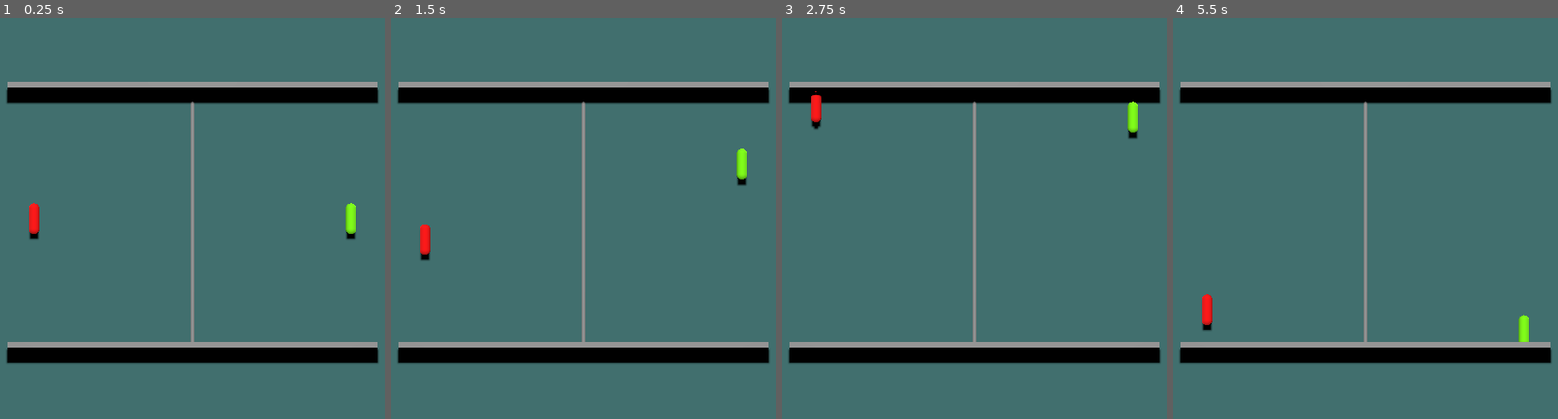
Above: before the commit, frames 1-4 (left to right).
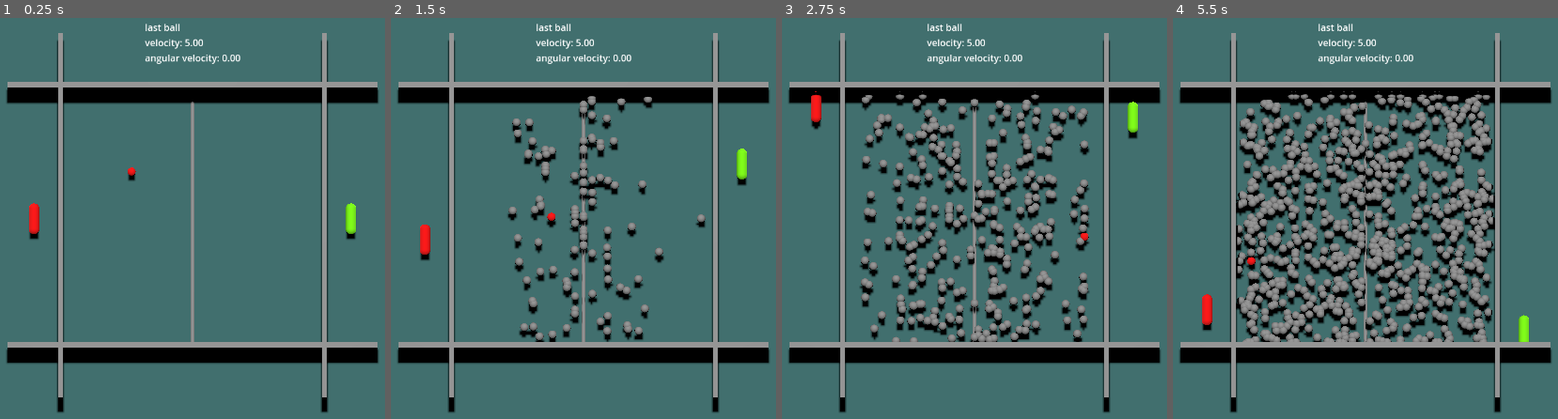
Above: after the commit, the same moments.

Repository: 5tr1k3r/tier_01_pong
Game: Godot game, scene res://main.tscn
The game is run twice, just before and just after one commit, with the same random seed, the same clock (stepped at 60 frames per second) and the same inputs.
Inputs:
- Up to frame 1 (0.25 s): no input
- Up to frame 2 (1.5 s): tap Enter (ui_accept) at 0.5 s; hold Up (p1_move_up) 0.53-1.28 s; hold Enter (ui_accept) 0.53-1.28 s; hold Down (p1_move_down) from 1.28 s (still down); tap S (p2_move_down) at 1.35 s
- Up to frame 3 (2.75 s): tap Enter (ui_accept) at 1.52, 1.55, 1.82, 2.3 s; release Down (p1_move_down) at 2.03 s; hold Up (p1_move_up) from 2.03 s (still down); hold W (p2_move_up) from 2.03 s (still down)
- Up to frame 4 (5.5 s): release W (p2_move_up) at 2.78 s; tap Enter (ui_accept) at 2.85, 3.02, 3.32, 3.77, 3.8, 4.07, 4.52, 4.55, 4.82 s; release Up (p1_move_up) at 3.53 s; hold S (p2_move_down) 3.53-4.28 s; hold Down (p1_move_down) from 3.53 s (still down); tap W (p2_move_up) at 4.35 s; hold Enter (ui_accept) from 5.03 s (still down)

The runs differ from the first frame. In frame 1, 3.6% of the frame differs, in the area x 14-86%, y 1-99%; in frame 2, 8.6%; in frame 3, 18%; in frame 4, 31%.

Commit message:
fix collisions

Diff:
--- a/arena.tscn
+++ b/arena.tscn
@@ -1,10 +1,6 @@
-[gd_scene load_steps=6 format=3 uid="uid://bmu2cagi6ktli"]
+[gd_scene load_steps=5 format=3 uid="uid://bmu2cagi6ktli"]
 
-[sub_resource type="BoxMesh" id="BoxMesh_g21bf"]
-size = Vector3(7, 1.5, 0.1)
-
-[sub_resource type="BoxShape3D" id="BoxShape3D_ubfh8"]
-size = Vector3(7, 1.5, 0.1)
+[ext_resource type="PackedScene" uid="uid://cxgdekfokh31n" path="res://wall.tscn" id="1_ubfh8"]
 
 [sub_resource type="StandardMaterial3D" id="StandardMaterial3D_7dm0k"]
 albedo_color = Color(0.234312, 0.428678, 0.42475, 1)
@@ -20,23 +16,19 @@
 
 [node name="Arena" type="Node3D"]
 
-[node name="TopWall" type="StaticBody3D" parent="."]
+[node name="Walls" type="Node" parent="."]
+
+[node name="TopWall" parent="Walls" instance=ExtResource("1_ubfh8")]
 transform = Transform3D(1, 0, 0, 0, 1, 0, 0, 0, 1, 0, 0, -2.5)
 
-[node name="MeshInstance3D" type="MeshInstance3D" parent="TopWall"]
-mesh = SubResource("BoxMesh_g21bf")
+[node name="BottomWall" parent="Walls" instance=ExtResource("1_ubfh8")]
+transform = Transform3D(-1, 0, -8.74228e-08, 0, 1, 0, 8.74228e-08, 0, -1, 0, 0, 2.5)
 
-[node name="CollisionShape3D" type="CollisionShape3D" parent="TopWall"]
-shape = SubResource("BoxShape3D_ubfh8")
+[node name="TempRightWall" parent="Walls" instance=ExtResource("1_ubfh8")]
+transform = Transform3D(-4.37114e-08, 0, -1, 0, 1, 0, 1, 0, -4.37114e-08, 2.5, 0, 0)
 
-[node name="BottomWall" type="StaticBody3D" parent="."]
-transform = Transform3D(1, 0, 0, 0, 1, 0, 0, 0, 1, 0, 0, 2.5)
-
-[node name="MeshInstance3D" type="MeshInstance3D" parent="BottomWall"]
-mesh = SubResource("BoxMesh_g21bf")
-
-[node name="CollisionShape3D" type="CollisionShape3D" parent="BottomWall"]
-shape = SubResource("BoxShape3D_ubfh8")
+[node name="TempLeftWall" parent="Walls" instance=ExtResource("1_ubfh8")]
+transform = Transform3D(-4.37114e-08, 0, 1, 0, 1, 0, -1, 0, -4.37114e-08, -2.5, 0, 0)
 
 [node name="Floor" type="MeshInstance3D" parent="."]
 transform = Transform3D(1, 0, 0, 0, 1, 0, 0, 0, 1, 0, -0.5, 0)
--- /dev/null
+++ b/ball.gd
@@ -0,0 +1,28 @@
+extends RigidBody3D
+
+class_name Ball
+
+var starting_impulse_value: float = 5.0
+var initial_impulse: Vector3 = Vector3.ZERO
+
+func setup(start_position: Vector3):
+	position = start_position
+	linear_velocity = Vector3.ZERO
+	angular_velocity = Vector3.ZERO
+
+	# From -45 to 45 deg
+	var random_angle = randf_range(-PI / 4, PI / 4)
+	var x_direction = [-1.0, 1.0].pick_random()
+	var base_direction = Vector3(x_direction, 0.0, 0.0)
+	var rotated_direction = base_direction.rotated(Vector3.UP, random_angle)
+	initial_impulse = rotated_direction.normalized() * starting_impulse_value
+
+func _ready() -> void:
+	if initial_impulse != Vector3.ZERO:
+		apply_central_impulse(initial_impulse)
+	else:
+		printerr("Ball added to tree, but initial impulse was not calculated!")
+
+#func _physics_process(_delta: float) -> void:
+	## Force angular velocity to zero every physics frame
+	#angular_velocity = Vector3.ZERO
--- /dev/null
+++ b/ball.tscn
@@ -0,0 +1,27 @@
+[gd_scene load_steps=5 format=3 uid="uid://cqk3ktjflb5ey"]
+
+[ext_resource type="PhysicsMaterial" uid="uid://cwsnaj80qwdkx" path="res://bouncy_material.tres" id="1_41u45"]
+[ext_resource type="Script" uid="uid://hjkwu6vqoty4" path="res://ball.gd" id="1_x8fbi"]
+
+[sub_resource type="SphereShape3D" id="SphereShape3D_x8fbi"]
+radius = 0.08
+
+[sub_resource type="SphereMesh" id="SphereMesh_cbx31"]
+radius = 0.08
+height = 0.16
+
+[node name="Ball" type="RigidBody3D"]
+collision_layer = 4
+collision_mask = 3
+axis_lock_linear_y = true
+physics_material_override = ExtResource("1_41u45")
+gravity_scale = 0.0
+linear_damp_mode = 1
+angular_damp_mode = 1
+script = ExtResource("1_x8fbi")
+
+[node name="CollisionShape3D" type="CollisionShape3D" parent="."]
+shape = SubResource("SphereShape3D_x8fbi")
+
+[node name="MeshInstance3D" type="MeshInstance3D" parent="."]
+mesh = SubResource("SphereMesh_cbx31")
--- /dev/null
+++ b/bouncy_material.tres
@@ -0,0 +1,5 @@
+[gd_resource type="PhysicsMaterial" format=3 uid="uid://cwsnaj80qwdkx"]
+
+[resource]
+friction = 0.0
+bounce = 1.0
--- /dev/null
+++ b/last_ball_material.tres
@@ -0,0 +1,4 @@
+[gd_resource type="StandardMaterial3D" format=3 uid="uid://e8tdkiaec5u1"]
+
+[resource]
+albedo_color = Color(1, 0, 0, 1)
--- /dev/null
+++ b/main.gd
@@ -0,0 +1,40 @@
+extends Node
+
+var last_ball: Ball
+@onready var ball_velocity_label: Label = $UI/DebugLabel
+var last_ball_material: StandardMaterial3D = preload("res://last_ball_material.tres")
+
+func _ready() -> void:
+	spawn_ball()
+
+func spawn_ball() -> void:
+	var ball: Ball = preload("res://ball.tscn").instantiate()
+
+	var spawn_location: PathFollow3D = $SpawnPath/SpawnLocation
+	spawn_location.progress_ratio = randf()
+	ball.setup(spawn_location.position)
+
+	add_child(ball)
+
+	var ball_mesh: MeshInstance3D = ball.get_node("MeshInstance3D")
+	ball_mesh.set_surface_override_material(0, last_ball_material)
+
+	if last_ball:
+		var last_ball_mesh: MeshInstance3D = last_ball.get_node("MeshInstance3D")
+		last_ball_mesh.set_surface_override_material(0, null)
+
+	last_ball = ball
+
+func _unhandled_input(event: InputEvent) -> void:
+	if event.is_action_pressed("ui_accept"):
+		for _i in range(50):
+			spawn_ball()
+
+func _process(_delta: float) -> void:
+	update_ball_velocity_label()
+
+func update_ball_velocity_label() -> void:
+	if last_ball:
+		var ball_velocity = last_ball.linear_velocity.length()
+		var ball_angular_velocity = last_ball.angular_velocity.length()
+		ball_velocity_label.text = "last ball\nvelocity: %.2f\nangular velocity: %.2f" % [ball_velocity, ball_angular_velocity]
--- a/main.tscn
+++ b/main.tscn
@@ -1,9 +1,20 @@
-[gd_scene load_steps=3 format=3 uid="uid://dk2uxsqyi2ylg"]
+[gd_scene load_steps=6 format=3 uid="uid://dk2uxsqyi2ylg"]
 
 [ext_resource type="PackedScene" uid="uid://bmu2cagi6ktli" path="res://arena.tscn" id="1_0xm2m"]
+[ext_resource type="Script" uid="uid://d3xbk3giys87o" path="res://main.gd" id="1_1bvp3"]
 [ext_resource type="PackedScene" uid="uid://jf2xhx0ukpmu" path="res://paddle.tscn" id="2_h2yge"]
+[ext_resource type="PhysicsMaterial" uid="uid://cwsnaj80qwdkx" path="res://bouncy_material.tres" id="4_1bvp3"]
+
+[sub_resource type="Curve3D" id="Curve3D_lquwl"]
+closed = true
+_data = {
+"points": PackedVector3Array(0, 0, 0, 0, 0, 0, 0, 0.3, 2, 0, 0, 0, 0, 0, 0, 0, 0.3, -2),
+"tilts": PackedFloat32Array(0, 0)
+}
+point_count = 2
 
 [node name="Main" type="Node"]
+script = ExtResource("1_1bvp3")
 
 [node name="Arena" parent="." instance=ExtResource("1_0xm2m")]
 
@@ -25,7 +36,34 @@
 
 [node name="RightPaddle" parent="." instance=ExtResource("2_h2yge")]
 transform = Transform3D(1, 0, 0, 0, 1, 0, 0, 0, 1, 3, 0.3, 0)
+physics_material_override = ExtResource("4_1bvp3")
 
 [node name="LeftPaddle" parent="." instance=ExtResource("2_h2yge")]
 transform = Transform3D(1, 0, 0, 0, 1, 0, 0, 0, 1, -3, 0.3, 0)
+physics_material_override = ExtResource("4_1bvp3")
 player_type = 1
+
+[node name="SpawnPath" type="Path3D" parent="."]
+curve = SubResource("Curve3D_lquwl")
+
+[node name="SpawnLocation" type="PathFollow3D" parent="SpawnPath"]
+transform = Transform3D(1, 0, 0, 0, 1, 0, 0, 0, 1, 0, 0.3, 2)
+
+[node name="UI" type="Control" parent="."]
+layout_mode = 3
+anchors_preset = 15
+anchor_right = 1.0
+anchor_bottom = 1.0
+grow_horizontal = 2
+grow_vertical = 2
+
+[node name="DebugLabel" type="Label" parent="UI"]
+layout_mode = 1
+anchors_preset = 5
+anchor_left = 0.5
+anchor_right = 0.5
+offset_left = -53.0
+offset_top = 17.0
+offset_right = 53.0
+offset_bottom = 40.0
+grow_horizontal = 2
--- a/paddle.tscn
+++ b/paddle.tscn
@@ -1,6 +1,7 @@
-[gd_scene load_steps=5 format=3 uid="uid://jf2xhx0ukpmu"]
+[gd_scene load_steps=6 format=3 uid="uid://jf2xhx0ukpmu"]
 
 [ext_resource type="Script" uid="uid://d31tebd544l8a" path="res://paddle.gd" id="1_0sbc1"]
+[ext_resource type="PhysicsMaterial" uid="uid://cwsnaj80qwdkx" path="res://bouncy_material.tres" id="1_tbytw"]
 
 [sub_resource type="CapsuleShape3D" id="CapsuleShape3D_0sbc1"]
 radius = 0.1
@@ -14,6 +15,8 @@
 height = 0.6
 
 [node name="Paddle" type="AnimatableBody3D"]
+collision_mask = 4
+physics_material_override = ExtResource("1_tbytw")
 script = ExtResource("1_0sbc1")
 
 [node name="CollisionShape3D" type="CollisionShape3D" parent="."]
--- a/project.godot
+++ b/project.godot
@@ -19,6 +19,10 @@
 
 window/size/viewport_width=1280
 window/size/viewport_height=720
+
+[editor]
+
+movie_writer/movie_file="C:/Users/Jabarton/Documents/Godot/tier_01_pong/test.avi"
 
 [input]
 
@@ -42,3 +46,16 @@
 "events": [Object(InputEventKey,"resource_local_to_scene":false,"resource_name":"","device":-1,"window_id":0,"alt_press …(192 unchanged characters)…
 ]
 }
+
+[layer_names]
+
+3d_physics/layer_1="paddles"
+3d_physics/layer_2="walls"
+3d_physics/layer_3="balls"
+
+[physics]
+
+3d/physics_engine="Jolt Physics"
+3d/default_gravity_vector=Vector3(0, 0, 0)
+3d/default_linear_damp=0.0
+3d/default_angular_damp=0.0
--- /dev/null
+++ b/wall.tscn
@@ -0,0 +1,21 @@
+[gd_scene load_steps=4 format=3 uid="uid://cxgdekfokh31n"]
+
+[ext_resource type="PhysicsMaterial" uid="uid://cwsnaj80qwdkx" path="res://bouncy_material.tres" id="1_xxgf6"]
+
+[sub_resource type="BoxMesh" id="BoxMesh_g21bf"]
+size = Vector3(7, 1.5, 0.1)
+
+[sub_resource type="BoxShape3D" id="BoxShape3D_ubfh8"]
+size = Vector3(16.5, 1.5, 4)
+
+[node name="Wall" type="StaticBody3D"]
+collision_layer = 2
+collision_mask = 4
+physics_material_override = ExtResource("1_xxgf6")
+
+[node name="MeshInstance3D" type="MeshInstance3D" parent="."]
+mesh = SubResource("BoxMesh_g21bf")
+
+[node name="CollisionShape3D" type="CollisionShape3D" parent="."]
+transform = Transform3D(1, 0, 0, 0, 1, 0, 0, 0, 1, 0, 0, -1.95047)
+shape = SubResource("BoxShape3D_ubfh8")
Not shown, added: ball.gd.uid
Not shown, added: main.gd.uid
Not shown, added: make_vid.bat
